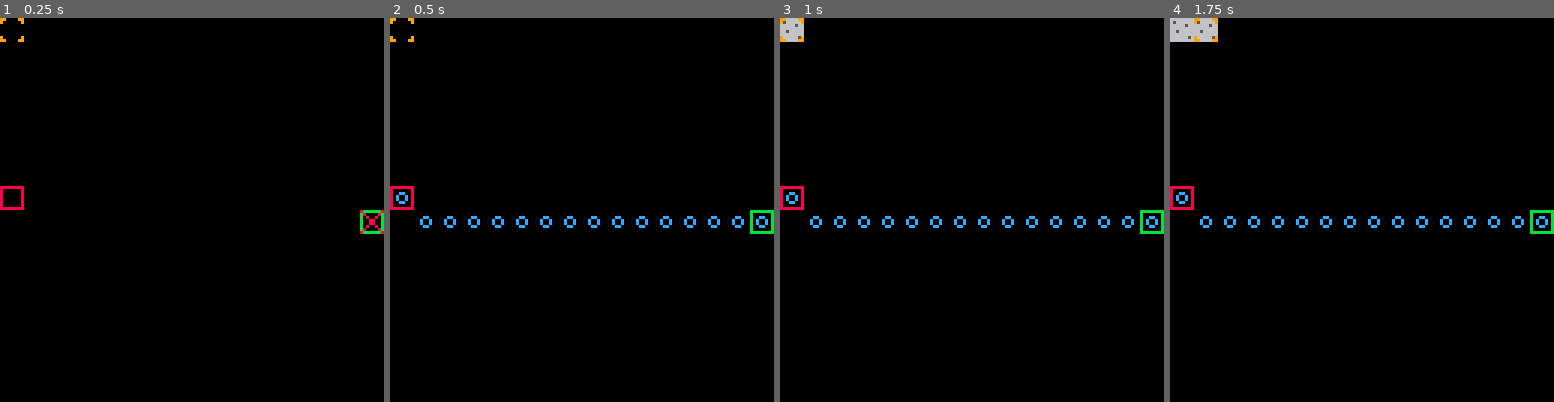
Above: before the commit, frames 1-4 (left to right).
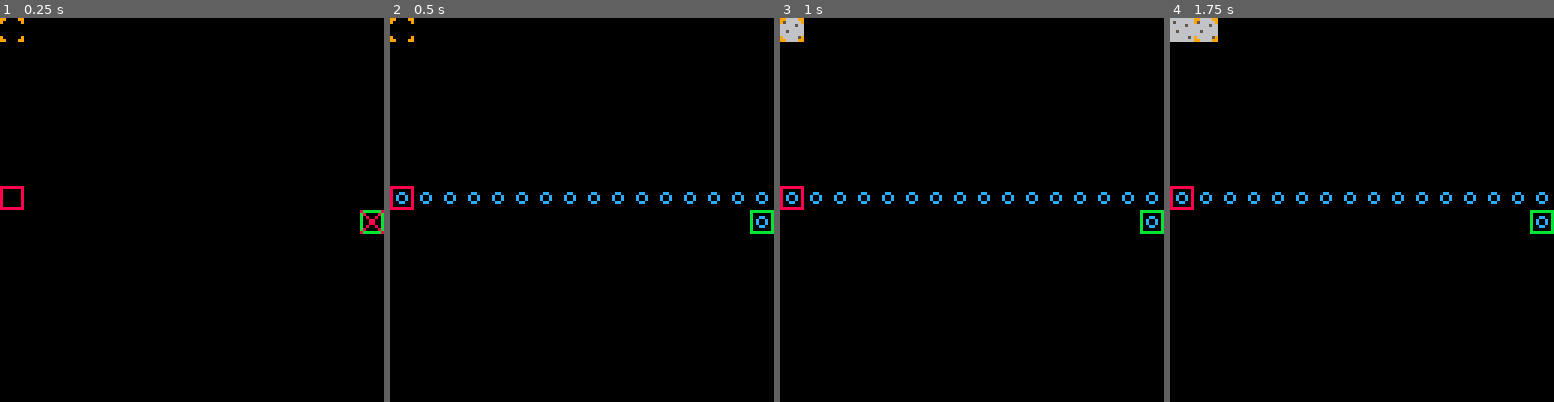
Above: after the commit, the same moments.

Repository: langchr86/pico-bubble-towers
Game: PICO-8 cartridge main.p8
Two runs of this game, one before a commit and one after it. Both use one fixed random seed, a clock stepped at 60 frames per second and the inputs below.
Inputs:
- Up to frame 1 (0.25 s): no input
- Up to frame 2 (0.5 s): tap X (X key) at 0.33 s
- Up to frame 3 (1 s): tap O (Z key) at 0.7 s
- Up to frame 4 (1.75 s): tap X (X key) at 1.07 s; hold Right from 1.6 s (still down); tap O (Z key) at 1.7 s

Frame 1 is identical in both runs. In frame 2, 1.4% of the frame differs, in the area x 7-99%, y 45-55%; in frame 3, 1.4%; in frame 4, 1.4%.

Commit message:
fix lua-start for 0 coordinates

Diff:
--- a/lua-star.lua
+++ b/lua-star.lua
@@ -66,7 +66,7 @@
 end
 
 -- (Internal) Requests adjacent map values around the given node.
-local function getAdjacent(width, height, node, positionIsOpenFunc, includeDiagonals)
+local function getAdjacent(max_x, max_y, node, positionIsOpenFunc, includeDiagonals)
 
     local result = { }
 
@@ -91,8 +91,8 @@
     end
 
     for _, point in ipairs(positions) do
-        local px = clamp(node.x + point.x, 1, width)
-        local py = clamp(node.y + point.y, 1, height)
+        local px = clamp(node.x + point.x, 0, max_x)
+        local py = clamp(node.y + point.y, 0, max_y)
         local value = positionIsOpenFunc( px, py )
         if value then
             add(result, { x = px, y = py  } )
@@ -104,7 +104,7 @@
 end
 
 -- Returns the path from start to goal, or false if no path exists.
-function module:find(width, height, start, goal, positionIsOpenFunc, excludeDiagonalMoving)
+function module:find(max_x, max_y, start, goal, positionIsOpenFunc, excludeDiagonalMoving)
     local success = false
     local open = { }
     local closed = { }
@@ -128,7 +128,7 @@
 
         if not success then
 
-            local adjacentList = getAdjacent(width, height, current, positionIsOpenFunc, not excludeDiagonalMoving)
+            local adjacentList = getAdjacent(max_x, max_y, current, positionIsOpenFunc, not excludeDiagonalMoving)
 
             for _, adjacent in ipairs(adjacentList) do
 
--- a/pico-proto.lua
+++ b/pico-proto.lua
@@ -79,7 +79,7 @@
     end
 
     excludeDiagonalMoving = true
-    path = module:find(map_width - 1, map_height - 1, start, goal, is_coord_reachable, excludeDiagonalMoving)
+    path = module:find(max_x, max_y, start, goal, is_coord_reachable, excludeDiagonalMoving)
   end
 end
 
